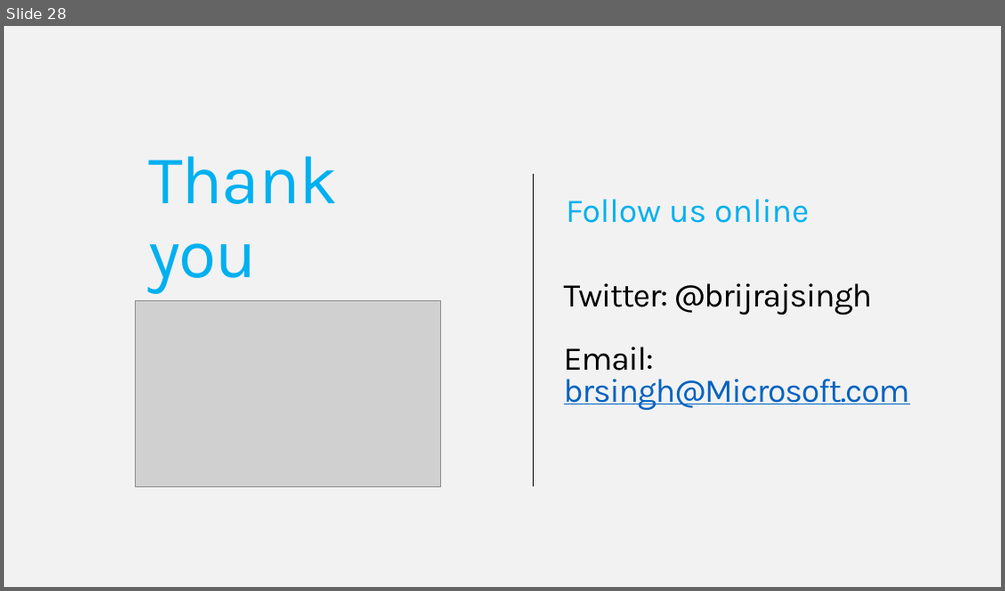
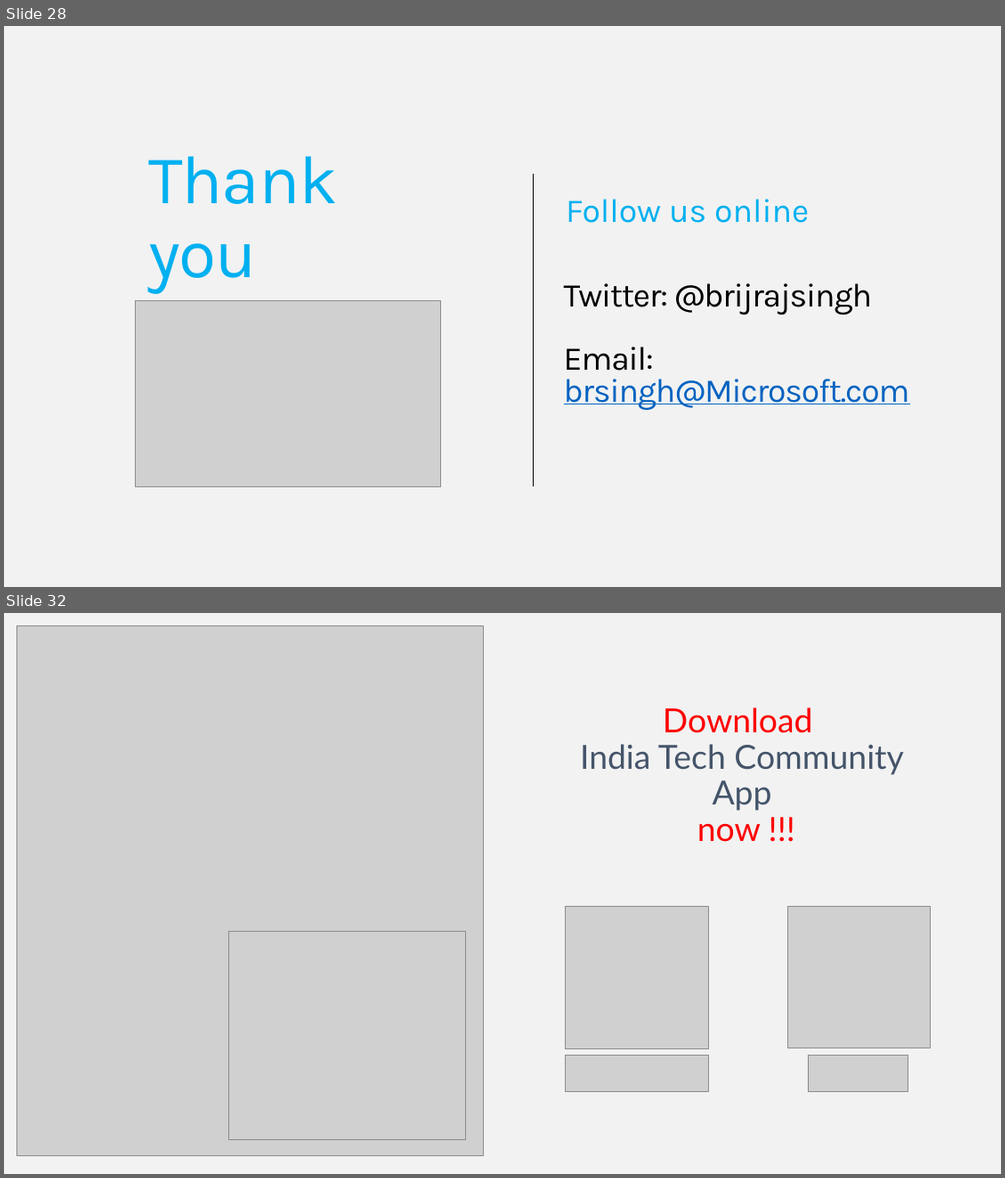
Before and after one commit to FutureUnleashed/OSS, a slide deck: Neo4j/Future Unleashed_Neo4j.pptx. Shown one above the other, each under a label of ours: slide 28 before the commit, slides 28 and 32 after it; the slides between them are not shown. The pictures are 1005x591 and 1005x1178 pixels, drawn with LibreOffice and Linux fonts; fonts in the diff are those of the drawing; grey boxes stand for pictures; background and template pictures are left out. Boxes give left, top, right and bottom in pixels: in the first picture for what was removed or moved away, otherwise in the second. Text is boxed around its words. In the diff, an @@ line names an element or a change of style, - is before the commit and + after.

```diff
--- a/Neo4j/Future Unleashed_Neo4j.pptx
+++ b/Neo4j/Future Unleashed_Neo4j.pptx
@@ slide 32 added at box(4, 613, 1001, 1174), background picture (left out); not listed: 1 template element that a slide beside it also shows @@
@@ picture added at box(16, 625, 484, 1155) @@
@@ title added at box(580, 707, 903, 842), 32 pt, text #44546A @@
+Download
+India Tech Community
+App
+now !!!
@@ picture added at box(566, 906, 708, 1049) @@
@@ picture added at box(788, 906, 930, 1048) @@
@@ picture added at box(228, 931, 465, 1140) @@
@@ picture added at box(566, 1055, 708, 1092) @@
@@ picture added at box(808, 1055, 907, 1092) @@
```
Also in this commit, not shown: 1 slide changed, 5 other slides added, 1 other file.
